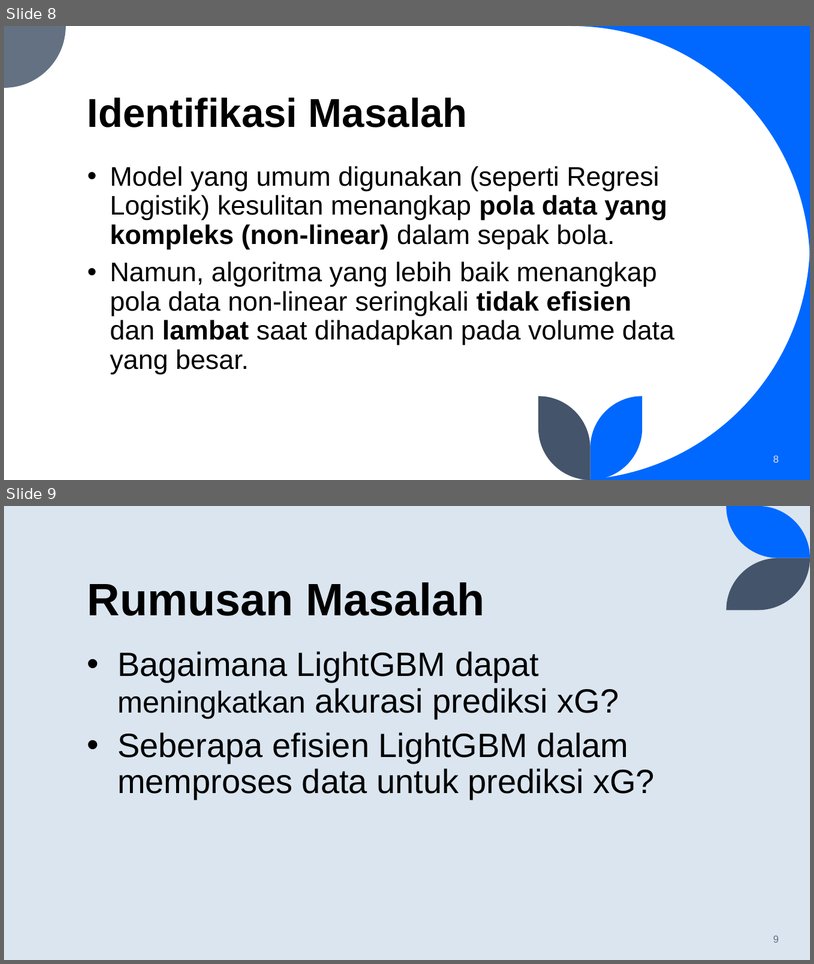
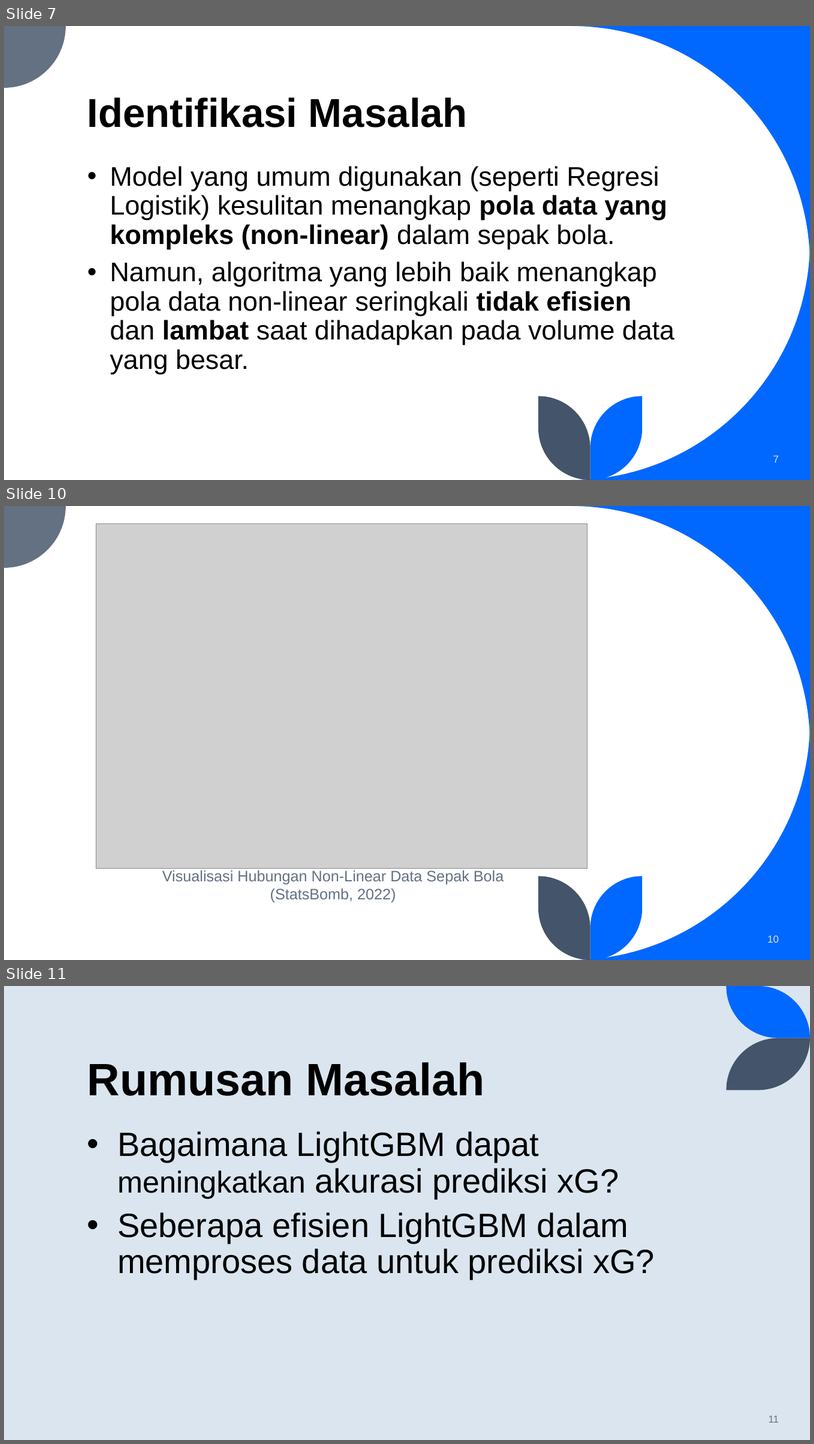
Before and after one commit to fadhilra101/skripsi, a slide deck: ppt/PPT SEMHAS.pptx. Shown one above the other, each under a label of ours: slides 8 and 9 before the commit, slides 7, 10 and 11 after it; the slides between them are not shown. The pictures are 814x964 and 814x1444 pixels, drawn with LibreOffice and Linux fonts; fonts in the diff are those of the drawing; grey boxes stand for pictures. Boxes give left, top, right and bottom in pixels: in the first picture for what was removed or moved away, otherwise in the second. Text is boxed around its words. In the diff, an @@ line names an element or a change of style, - is before the commit and + after.

```diff
--- a/ppt/PPT SEMHAS.pptx
+++ b/ppt/PPT SEMHAS.pptx
@@ slide 10 added at (x1=4, y1=506, x2=810, y2=960), background #FFFFFF; not listed: 5 template elements that a slide beside it also shows @@
@@ picture added at (x1=96, y1=523, x2=587, y2=868) @@
@@ text added at (x1=162, y1=870, x2=504, y2=902), 18 pt, text #637183 @@
+Visualisasi Hubungan Non-Linear Data Sepak Bola (StatsBomb, 2022)
@@ page number added at (x1=768, y1=935, x2=779, y2=942), 12 pt, text #DAE5EF @@
+10
@@ what was slide 8 is now slide 7 @@
@@ page number at (x1=774, y1=455, x2=779, y2=462): text changed @@
-8
+7
@@ what was slide 9 is now slide 11 @@
@@ page number at (x1=769, y1=1415, x2=779, y2=1422): text changed @@
-9
+11
```
Also in this commit, not shown: 18 slides changed, 2 other slides added, 1 slide removed, 10 other files.
